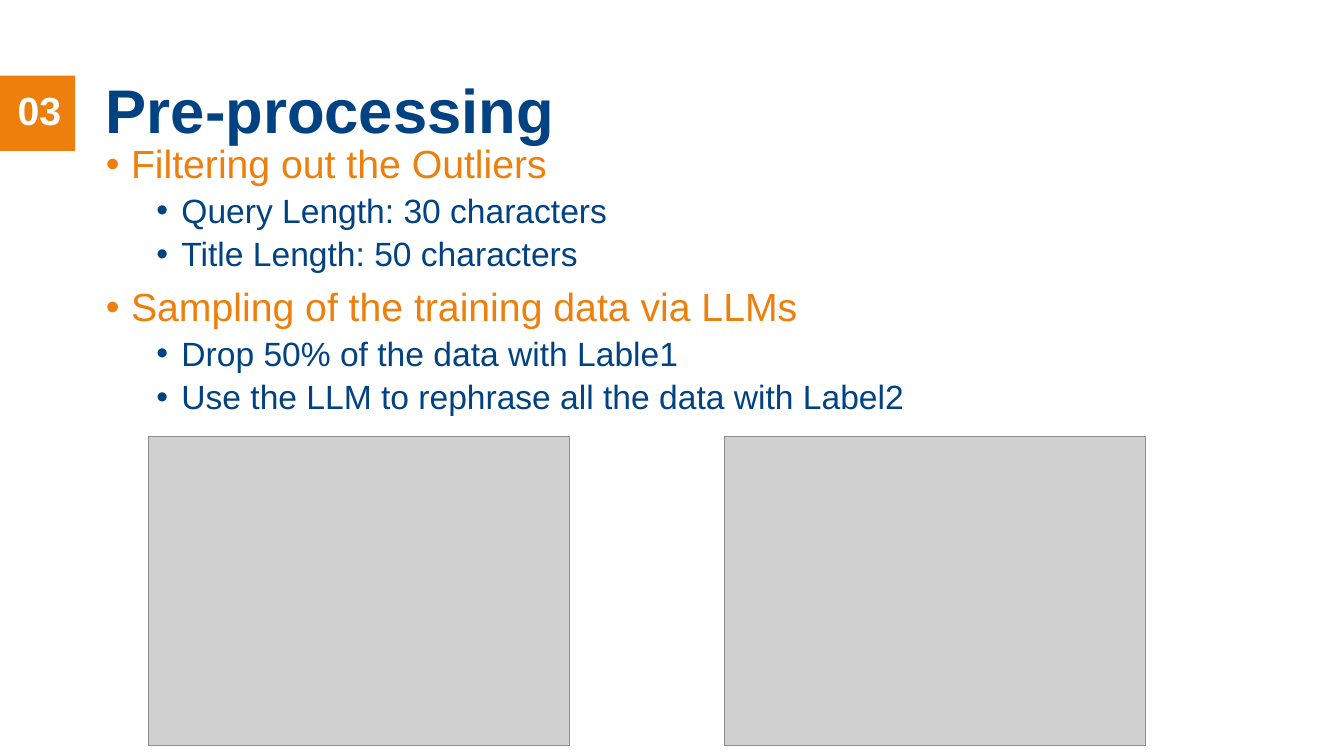
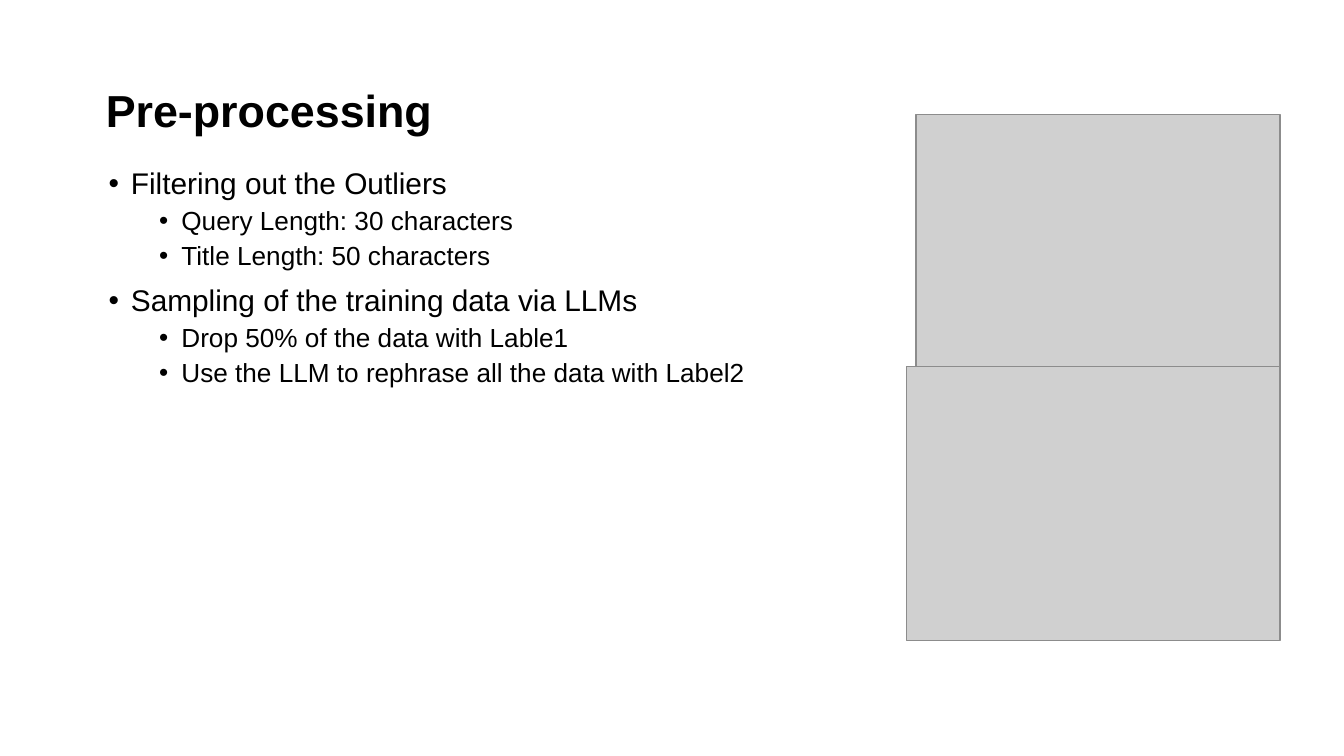
Before and after one commit to lijunfeng99/CS5242-project_25, a slide deck: slide 4 of CS5242_Presentation.pptx. Drawn at 1344x756 pixels with LibreOffice and Linux fonts; fonts in the diff are those of the drawing; grey boxes stand for pictures; background and template pictures are left out. Boxes give left, top, right and bottom in pixels: in the first picture for what was removed or moved away, otherwise in the second. Text is boxed around its words. In the diff, an @@ line names an element or a change of style, - is before the commit and + after.

```diff
--- a/CS5242_Presentation.pptx
+++ b/CS5242_Presentation.pptx
@@ text "Pre-processing" at [106, 94, 432, 136]: size 33 to 24 pt, text colour #004282 to #000000 @@
@@ rectangle removed at [0, 75, 75, 151] @@
@@ picture: place and size @@
-picture at [149, 437, 570, 746]
+picture at [917, 114, 1281, 382]
@@ text "Filtering out the Outliers": place and size @@
-text "Filtering out the Outliers" at [131, 149, 904, 415]
+text "Filtering out the Outliers" at [131, 172, 745, 388]
@@ text "Filtering out the Outliers" at [131, 172, 745, 388]: size 21 to 16 pt, text colour #ED7F0D to #000000 in "Filtering out the Outliers", "Sampling of the training data via LLMs"; size 18 to 14 pt, text colour #004282 to #000000 in "Query Length: 30 characters", "Title Length: 50 characters", "Drop 50% of the data with Lable1", "Use the LLM to rephrase all the ..."; indent changed; less space between paragraphs @@
@@ picture: place and size @@
-picture at [724, 437, 1145, 746]
+picture at [907, 367, 1281, 641]
```
Also in this commit, not shown: 3 other slides changed, 3 slides added, 1 slide removed.
